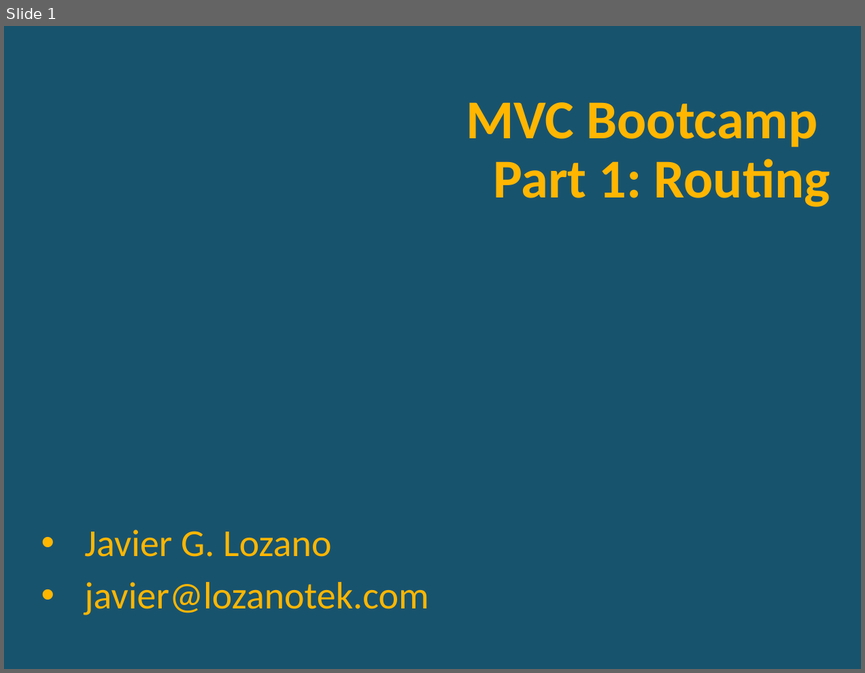
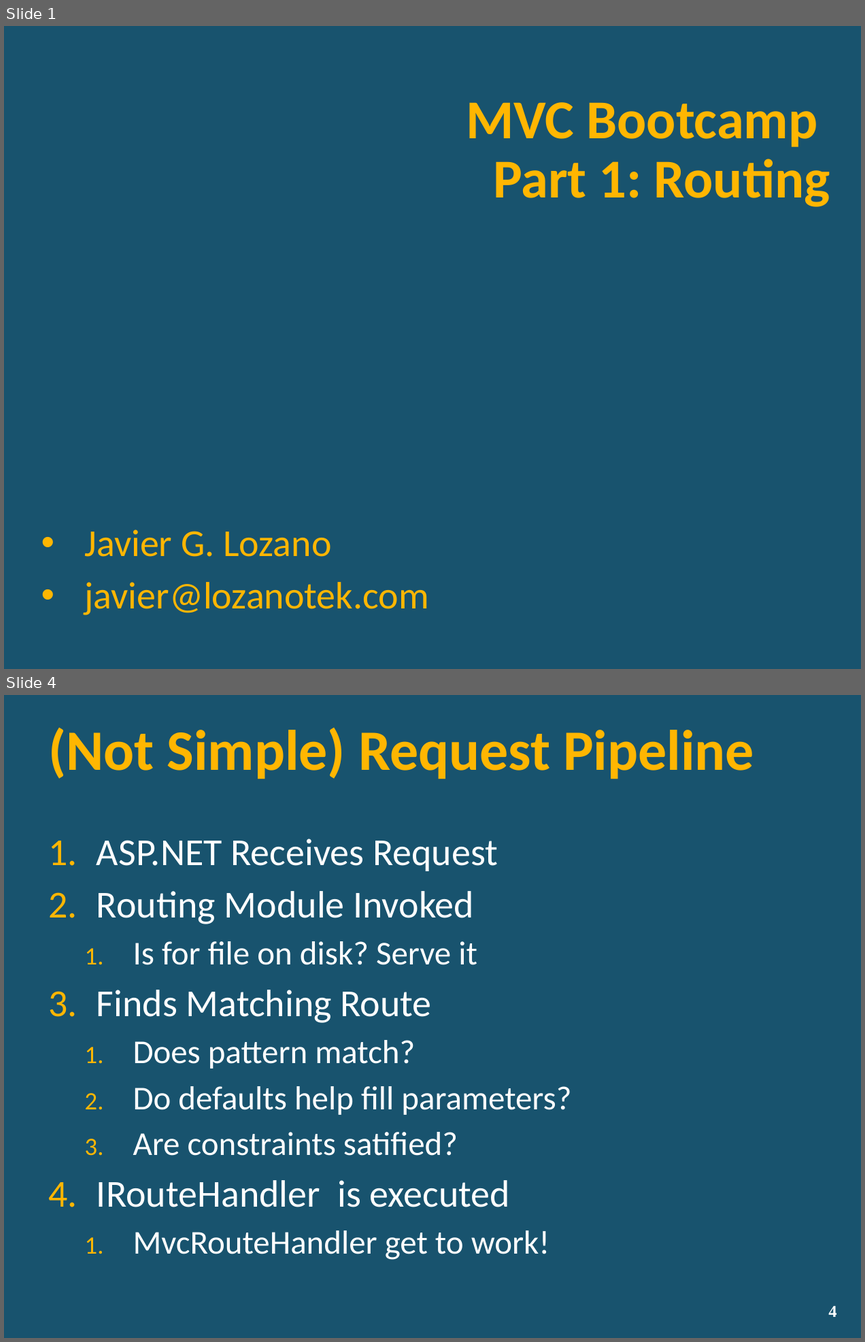
Before and after one commit to lozanotek/MVCBootcamp, a slide deck: slides/part1_routing.pptx. Shown one above the other, each under a label of ours: slide 1 before the commit, slides 1 and 4 after it; the slides between them are not shown. The pictures are 865x673 and 865x1342 pixels, drawn with LibreOffice and Linux fonts; fonts in the diff are those of the drawing; background and template pictures are left out. Boxes give left, top, right and bottom in pixels: in the first picture for what was removed or moved away, otherwise in the second. Text is boxed around its words. In the diff, an @@ line names an element or a change of style, - is before the commit and + after.

Commit message:
Finished part 1.1 - routing

```diff
--- a/slides/part1_routing.pptx
+++ b/slides/part1_routing.pptx
@@ slide 4 added at (4, 695, 861, 1338), background picture (left out) @@
@@ title added at (48, 728, 754, 779), 48 pt, text #FFB601, bold @@
+(Not Simple) Request Pipeline
@@ text added at (96, 838, 571, 1259), 28 pt, text #FFFFFF @@
+1. ASP.NET Receives Request
+2. Routing Module Invoked
+  1. Is for file on disk? Serve it
+3. Finds Matching Route
+  1. Does pattern match?
+  2. Do defaults help fill parameters?
+  3. Are constraints satified?
+4. IRouteHandler is executed
+  1. MvcRouteHandler get to work!
@@ page number added at (828, 1306, 836, 1317), 14 pt, text #FFFFFF, bold @@
+4
```
Also in this commit, not shown: 12 other slides added, 2 slides removed.
